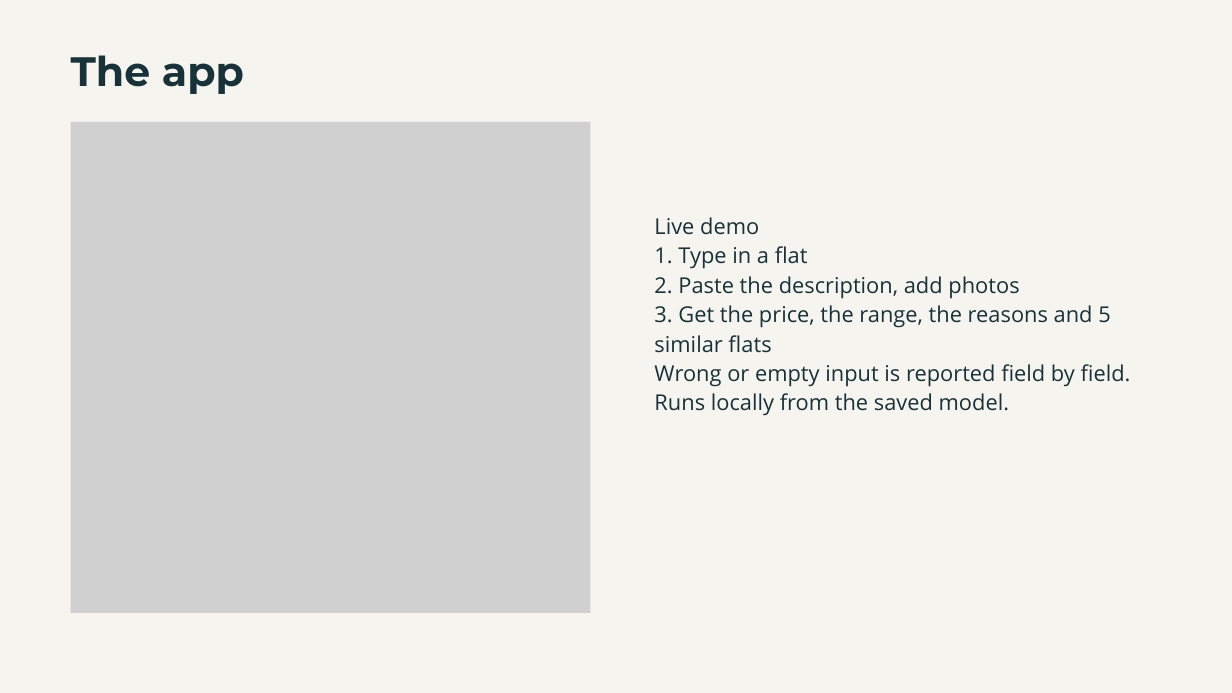
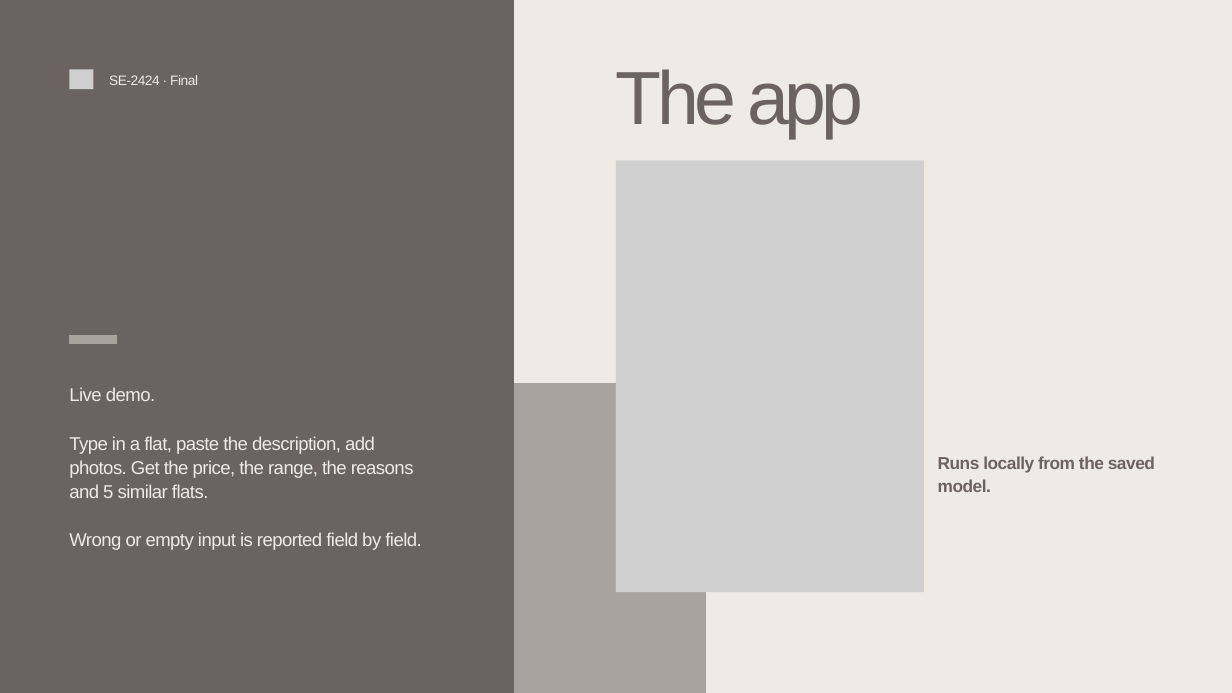
Before and after one commit to Newterios/mla_midtem, a slide deck: slide 10 of slides/Final_SE-2424_slides.pptx (slide 13 before the commit). Drawn at 1232x693 pixels with LibreOffice and Linux fonts; fonts in the diff are those of the drawing; grey boxes stand for pictures. Boxes give left, top, right and bottom in pixels: in the first picture for what was removed or moved away, otherwise in the second. Text is boxed around its words. In the diff, an @@ line names an element or a change of style, - is before the commit and + after.

Commit message:
Slides on a presentation template, app screenshot of the new look, contributions: the app built together

```diff
--- a/slides/Final_SE-2424_slides.pptx
+++ b/slides/Final_SE-2424_slides.pptx
@@ background #F6F4EF to #EEEAE5 @@
@@ freeform shape added at box(0, 0, 514, 693), fill #6B6361 @@
@@ picture added at box(69, 69, 93, 89) @@
@@ text added at box(109, 75, 198, 85), 16 pt, text #EEEAE5 @@
+SE-2424 · Final
@@ text "The app": place and size @@
-text "The app" at box(71, 55, 244, 94)
+text "The app" at box(616, 69, 864, 138)
@@ text "The app" at box(616, 69, 864, 138): size 48 to 88 pt, font Montserrat to Arial, text colour #173238 to #6B6361, letter spacing 0 to -5.5 pt, bold off; line spacing 49.4pt to 68.6pt @@
@@ picture removed at box(71, 122, 591, 613) @@
@@ picture added at box(616, 160, 924, 592) @@
@@ freeform shape added at box(69, 335, 116, 344), fill #AAA39D @@
@@ text at box(69, 387, 421, 550): text changed; size 25.5 to 21.8 pt; font Open Sans to Arial; text colour #173238 to #EEEAE5 @@
-Live demo
-1. Type in a flat
-2. Paste the description, add photos
-3. Get the price, the range, the reasons and 5 similar flats
-Wrong or empty input is reported field by field. Runs locally from the saved model.
+Live demo.
+Type in a flat, paste the description, add photos. Get the price, the range, the reasons and 5 similar flats.
+Wrong or empty input is reported field by field.
@@ freeform shape added at box(452, 383, 707, 693), fill #AAA39D @@
@@ text added at box(938, 456, 1155, 492), 20.2 pt, text #6B6361, bold @@
+Runs locally from the saved model.
```
Also in this commit, not shown: 9 other slides changed, 4 slides added, 6 slides removed, 8 other files.
